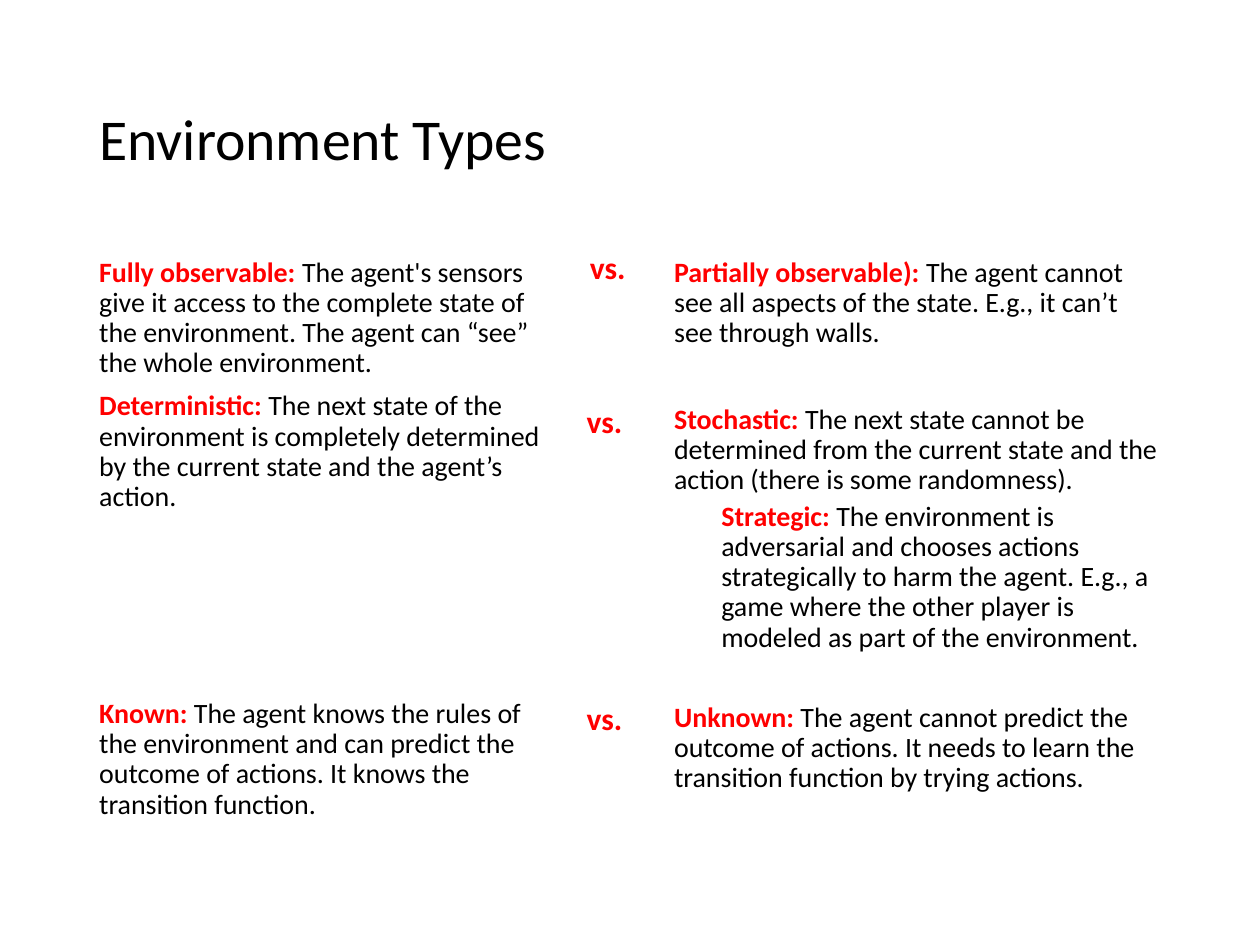
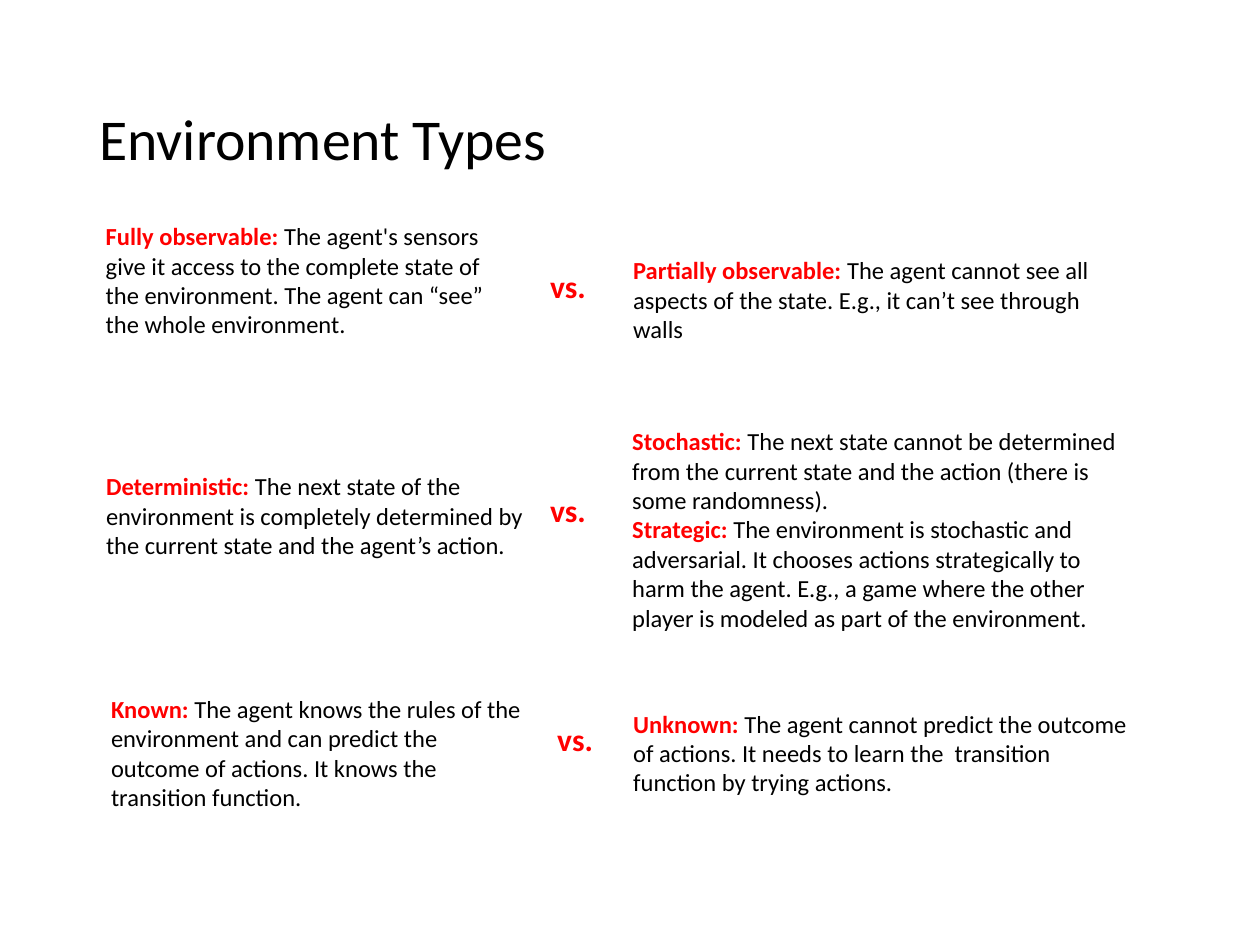
Before and after one commit to mhahsler/CS7320-AI, a slide deck: slide 15 of slides/02_agents.pptx. Drawn at 1260x945 pixels with LibreOffice and Linux fonts; fonts in the diff are those of the drawing. Boxes give left, top, right and bottom in pixels: in the first picture for what was removed or moved away, otherwise in the second. Text is boxed around its words. In the diff, an @@ line names an element or a change of style, - is before the commit and + after.

```diff
--- a/slides/02_agents.pptx
+++ b/slides/02_agents.pptx
@@ text added at <box>106,227,483,333</box>, 14 pt, text #000000 @@
+Fully observable: The agent's sensors give it access to the complete state of the environment. The agent can “see” the whole environment.
@@ text removed at <box>99,262,539,815</box> @@
-Fully observable: The agent's sensors give it access to the complete state of the environment. The agent can “see” the whole environment.
-Deterministic: The next state of the environment is completely determined by the current state and the agent’s action.
-Known: The agent knows the rules of the environment and can predict the outcome of actions. It knows the transition function.
@@ text "vs.": place and size @@
-text "vs." at <box>590,263,626,280</box>
+text "vs." at <box>550,282,586,299</box>
@@ text added at <box>633,261,1088,338</box>, 14 pt, text #000000 @@
+Partially observable: The agent cannot see all aspects of the state. E.g., it can’t see through walls
@@ text at <box>632,432,1116,631</box>: text changed; size 16 to 14 pt @@
-Partially observable): The agent cannot see all aspects of the state. E.g., it can’t see through walls.
-Stochastic: The next state cannot be determined from the current state and the action (there is some randomness).
-  Strategic: The environment is adversarial and chooses actions strategically to harm the agent. E.g., a game where the other player is modeled as part of the environment.
-Unknown: The agent cannot predict the outcome of actions. It needs to learn the transition function by trying actions.
+Stochastic: The next state cannot be determined from the current state and the action (there is some randomness).
+Strategic: The environment is stochastic and adversarial. It chooses actions strategically to harm the agent. E.g., a game where the other player is modeled as part of the environment.
@@ text added at <box>106,478,523,559</box>, 14 pt, text #000000 @@
+Deterministic: The next state of the environment is completely determined by the current state and the agent’s action.
@@ text "vs.": place and size @@
-text "vs." at <box>587,417,623,434</box>
+text "vs." at <box>550,506,586,523</box>
@@ text added at <box>111,701,520,807</box>, 14 pt, text #000000 @@
+Known: The agent knows the rules of the environment and can predict the outcome of actions. It knows the transition function.
@@ text "vs.": place and size @@
-text "vs." at <box>587,714,623,731</box>
+text "vs." at <box>557,735,593,752</box>
@@ text added at <box>633,715,1127,796</box>, 14 pt, text #000000 @@
+Unknown: The agent cannot predict the outcome of actions. It needs to learn the transition function by trying actions.
```
Also in this commit, not shown: 6 other slides changed, 1 other file.
